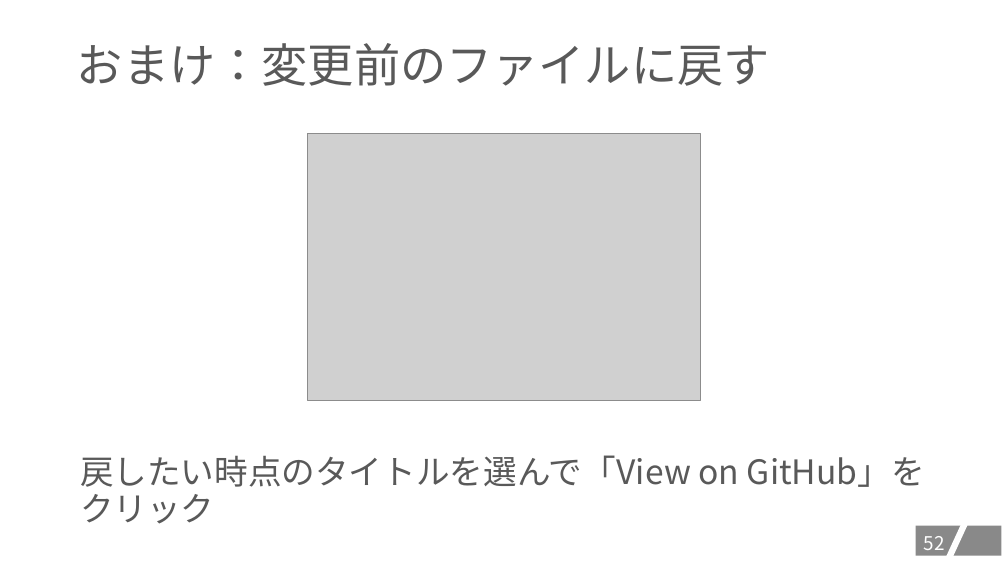
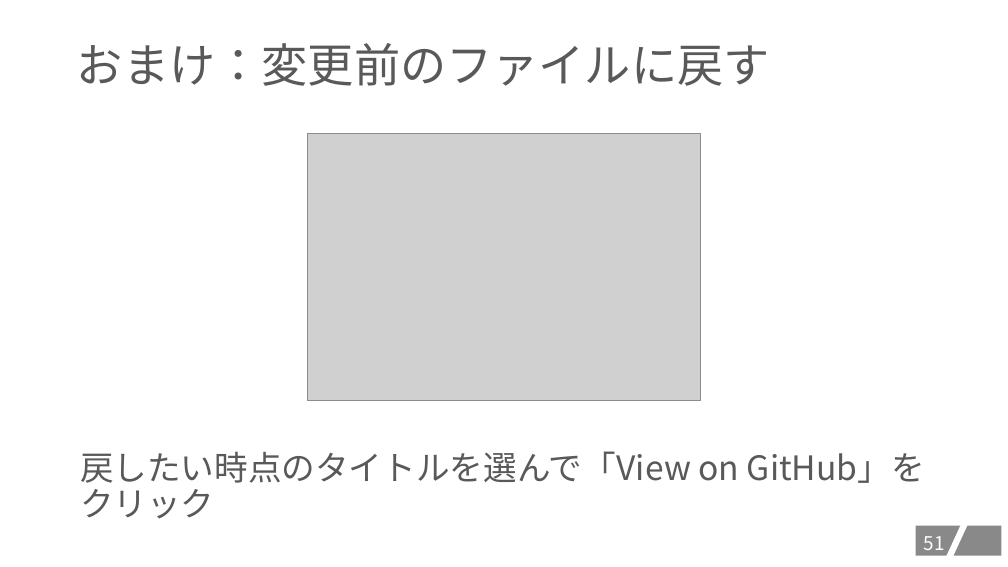
Before and after one commit to kait-takanolab/1821086_matsuo_thesis, a slide deck: slide 52 of GITHUBスタートアップ/GITHUBセットアップの会.pptx (slide 53 before the commit). Drawn at 1008x567 pixels with LibreOffice and Linux fonts; fonts in the diff are those of the drawing; grey boxes stand for pictures. Boxes give left, top, right and bottom in pixels: in the first picture for what was removed or moved away, otherwise in the second. Text is boxed around its words. In the diff, an @@ line names an element or a change of style, - is before the commit and + after.

```diff
--- a/GITHUBスタートアップ/GITHUBセットアップの会.pptx
+++ b/GITHUBスタートアップ/GITHUBセットアップの会.pptx
@@ text "戻したい時点のタイトルを選んで「View on GitHub」をクリック": place and size @@
-text "戻したい時点のタイトルを選んで「View on GitHub」をクリック" at [80, 455, 925, 524]
+text "戻したい時点のタイトルを選んで「View on GitHub」をクリック" at [80, 451, 925, 519]
@@ page number at [924, 536, 945, 556]: text changed @@
-52
+51
```
Also in this commit, not shown: 3 other slides changed, 1 slide added, 2 slides removed.
